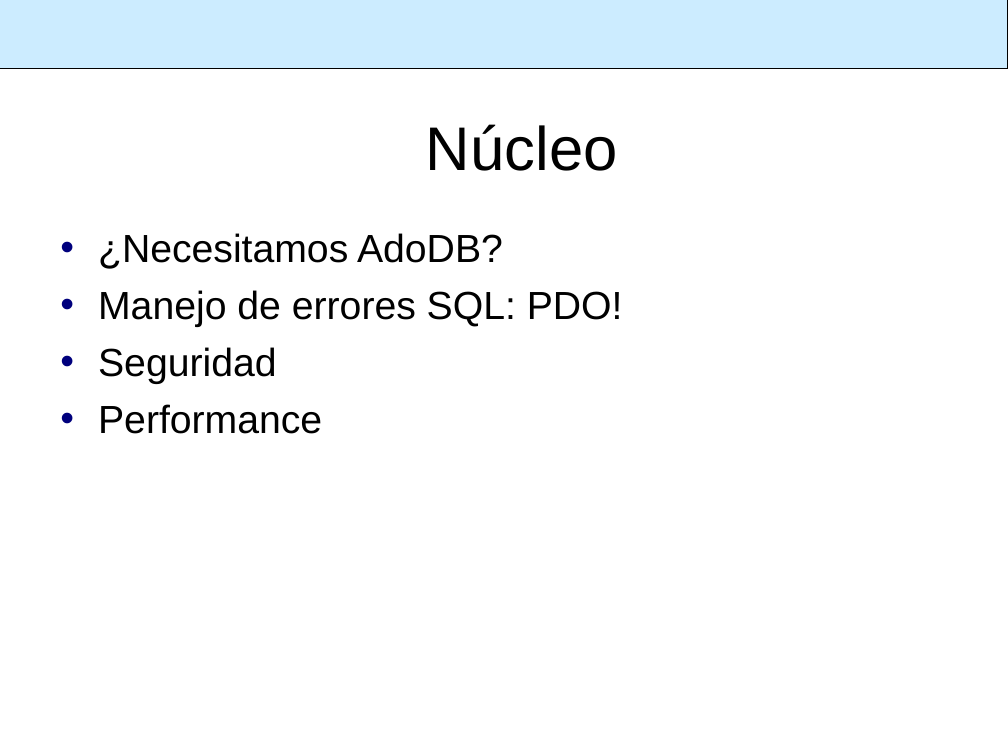
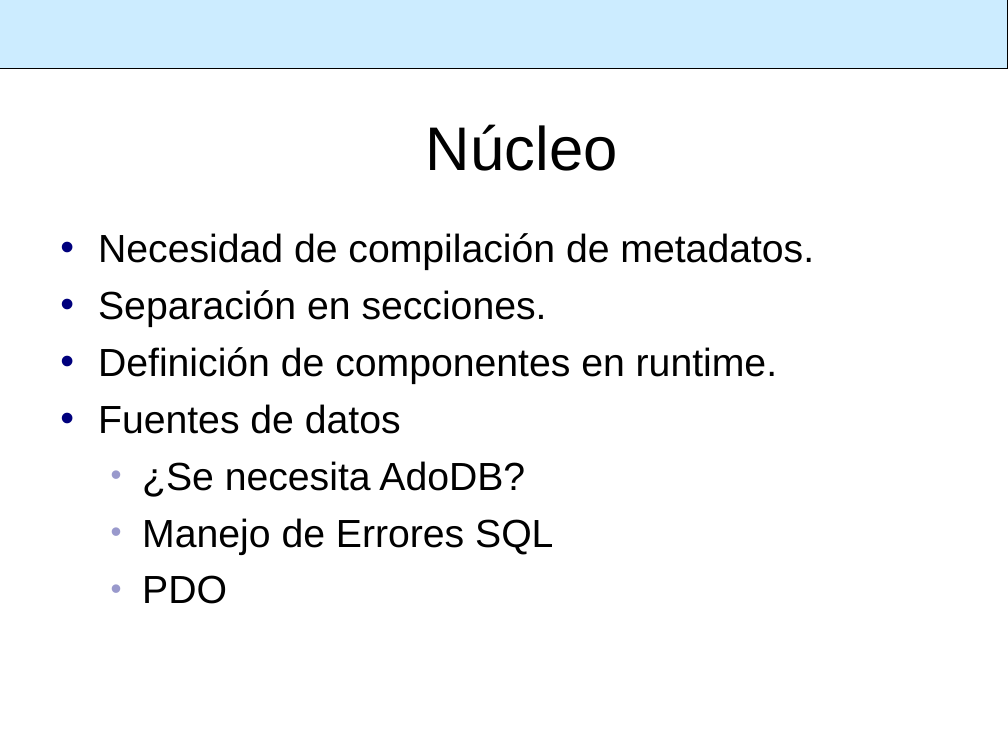
Before and after one commit to SIU-Toba/framework, a slide deck: slide 17 of doc/presentacion/1er Comite Usuarios.ppt. Drawn at 1008x756 pixels with LibreOffice and Linux fonts; fonts in the diff are those of the drawing; background and template pictures are left out. Boxes give left, top, right and bottom in pixels: in the first picture for what was removed or moved away, otherwise in the second. Text is boxed around its words. In the diff, an @@ line names an element or a change of style, - is before the commit and + after.

```diff
--- a/doc/presentacion/1er Comite Usuarios.ppt
+++ b/doc/presentacion/1er Comite Usuarios.ppt
@@ text at (98,233,814,604): text changed @@
-• ¿Necesitamos AdoDB?
-• Manejo de errores SQL: PDO!
-• Seguridad
-• Performance
+• Necesidad de compilación de metadatos.
+• Separación en secciones.
+• Definición de componentes en runtime.
+• Fuentes de datos
+  • ¿Se necesita AdoDB?
+  • Manejo de Errores SQL
+  • PDO
```
Also in this commit, not shown: 13 other slides changed, 8 slides added, 5 slides removed.
